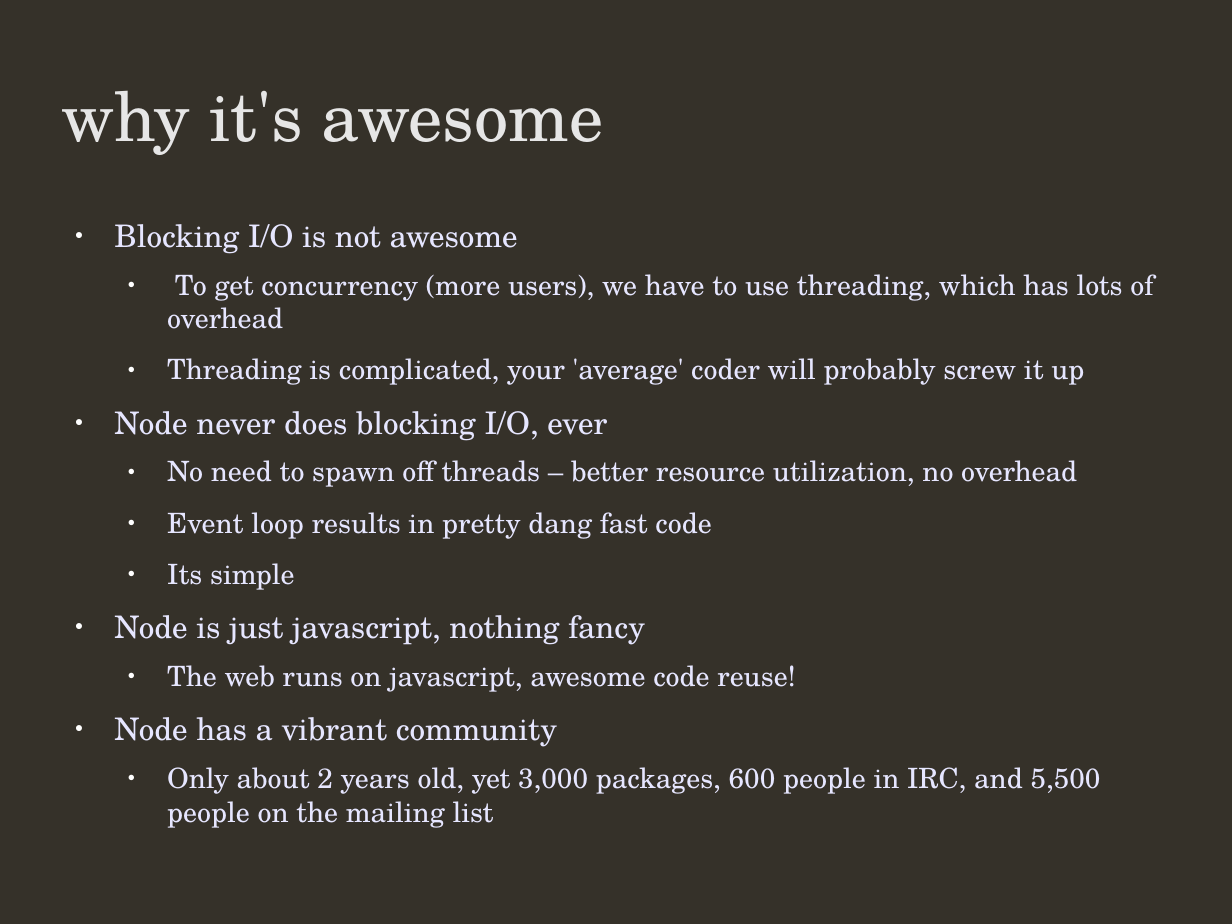
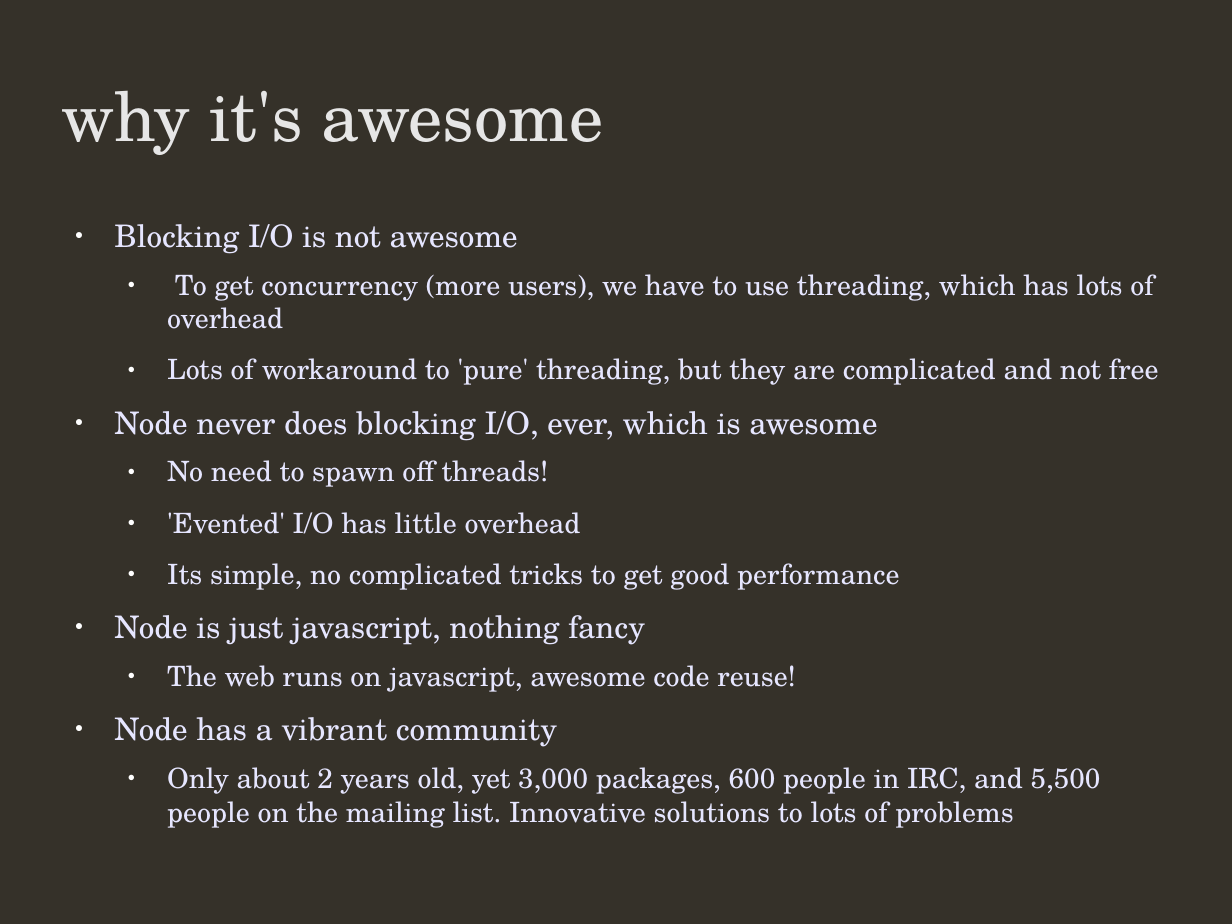
Before and after one commit to addisonj/presentation, a slide deck: slide 2 of presentationShort.odp. Drawn at 1232x924 pixels with LibreOffice and Linux fonts; fonts in the diff are those of the drawing; background and template pictures are left out. Boxes give left, top, right and bottom in pixels: in the first picture for what was removed or moved away, otherwise in the second. Text is boxed around its words. In the diff, an @@ line names an element or a change of style, - is before the commit and + after.

```diff
--- a/presentationShort.odp
+++ b/presentationShort.odp
@@ text at [114, 358, 1159, 590]: text changed @@
-  ● Threading is complicated, your 'average' coder will probably screw it up
-● Node never does blocking I/O, ever
-  ● No need to spawn off threads – better resource utilization, no overhead
-  ● Event loop results in pretty dang fast code
-  ● Its simple
+  ● Lots of workaround to 'pure' threading, but they are complicated and not free
+● Node never does blocking I/O, ever, which is awesome
+  ● No need to spawn off threads!
+  ● 'Evented' I/O has little overhead
+  ● Its simple, no complicated tricks to get good performance
@@ text at [167, 767, 1101, 828]: text changed @@
-  ● Only about 2 years old, yet 3,000 packages, 600 people in IRC, and 5,500 people on the mailing list
+  ● Only about 2 years old, yet 3,000 packages, 600 people in IRC, and 5,500 people on the mailing list. Innovative solutions to lots of problems
```
Also in this commit, not shown: 4 slides added, 3 other files.
